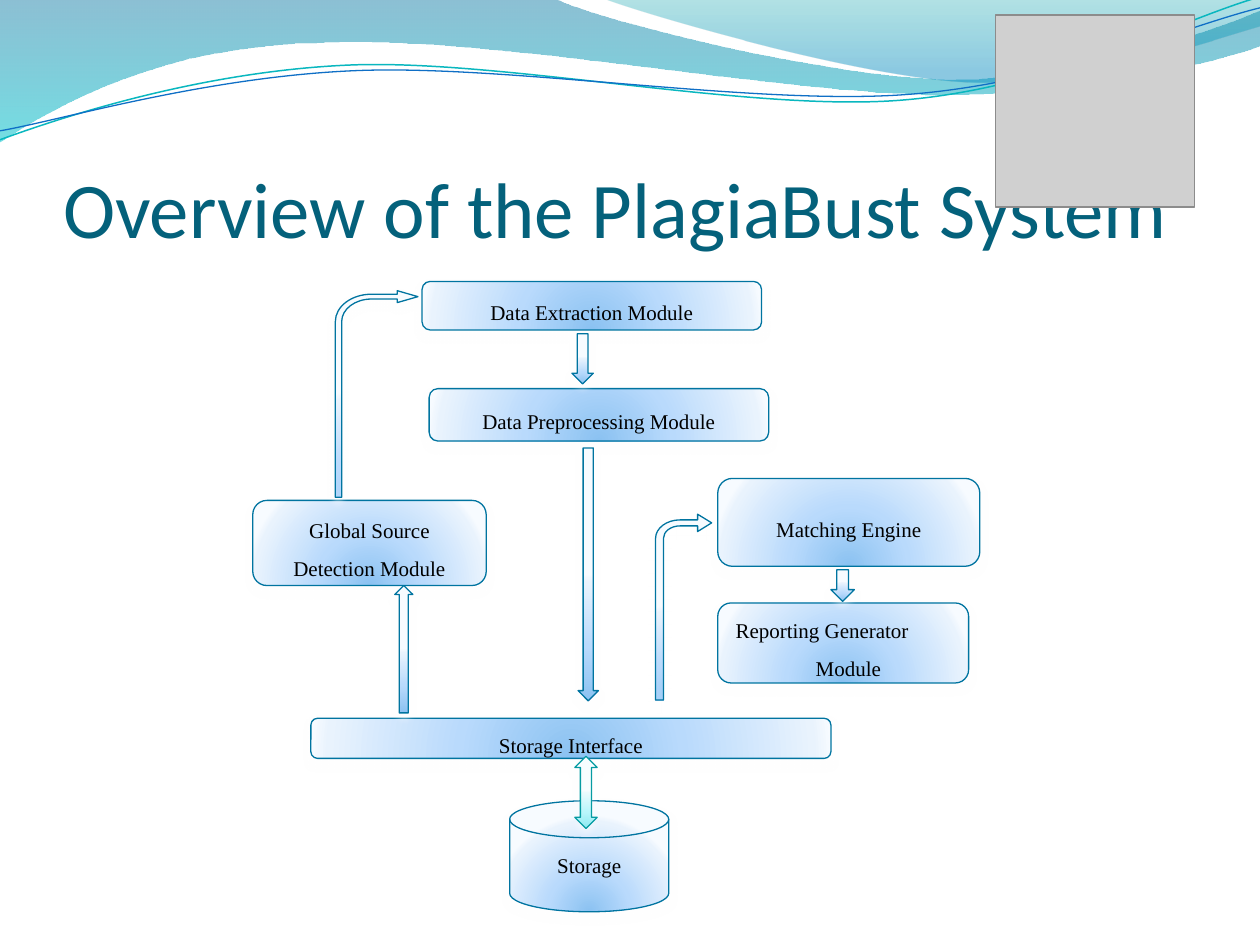
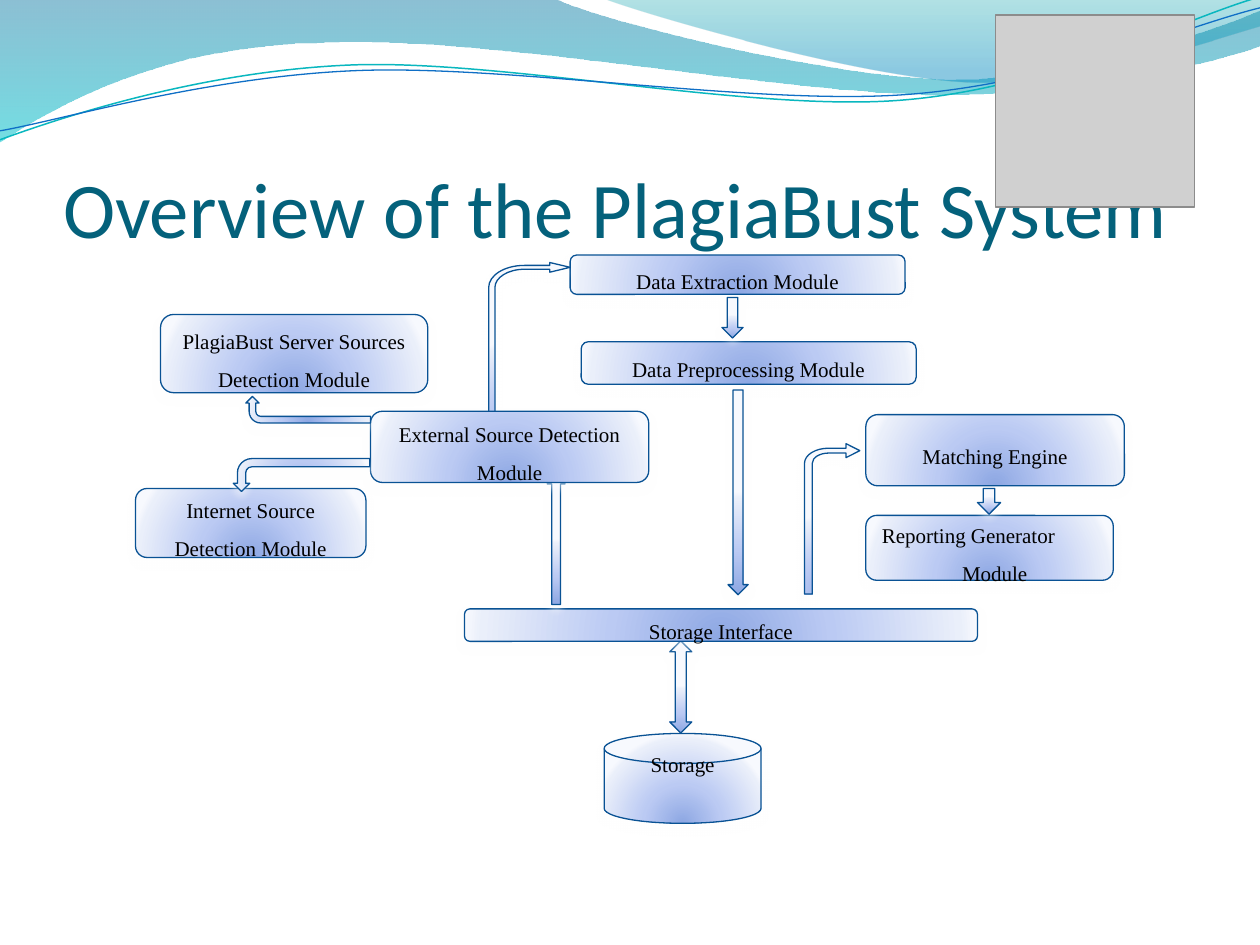
Before and after one commit to rohan501206/project-plagiabust, a slide deck: slide 8 of project docs/Final Presentation.pptx (slide 7 before the commit). Drawn at 1260x945 pixels with LibreOffice and Linux fonts; fonts in the diff are those of the drawing; grey boxes stand for pictures; background and template pictures are left out. Boxes give left, top, right and bottom in pixels: in the first picture for what was removed or moved away, otherwise in the second. Text is boxed around its words. In the diff, an @@ line names an element or a change of style, - is before the commit and + after.

```diff
--- a/project docs/Final Presentation.pptx
+++ b/project docs/Final Presentation.pptx
@@ rounded rectangle "Data Extraction Module" resized from (x1=422, y1=281, x2=761, y2=330) to (x1=570, y1=255, x2=905, y2=294) @@
@@ rounded rectangle "Data Preprocessing Module" resized from (x1=430, y1=388, x2=769, y2=441) to (x1=581, y1=341, x2=916, y2=384) @@
@@ rounded rectangle "Matching Engine" resized from (x1=718, y1=479, x2=980, y2=567) to (x1=866, y1=415, x2=1124, y2=485) @@
@@ group added at (x1=160, y1=262, x2=1000, y2=733): 3 down arrows, 2 freeform shapes, 2 rounded rectangles, 2 bent arrows, 1 up down arrow, 1 up arrow @@
+External Source Detection Module
+PlagiaBust Server Sources Detection Module
@@ fill gradient #8BC2F1 to #B9DBFD to #EAF3FE to #F8FBFF to gradient #8DA8E3 to #BBCBF3 to #EAEFFB to #F7F9FF; outline #0074A1 0.75 pt to #095295 0.75 pt; shadow changed in 7 elements at (x1=570, y1=255, x2=905, y2=294), (x1=604, y1=733, x2=761, y2=823), (x1=581, y1=341, x2=916, y2=384), (x1=866, y1=415, x2=1124, y2=485), (x1=866, y1=515, x2=1113, y2=580), (x1=465, y1=609, x2=978, y2=641), (x1=136, y1=489, x2=367, y2=558) @@
@@ rounded rectangle "Internet Source Detection Module" resized from (x1=253, y1=500, x2=486, y2=586) to (x1=136, y1=489, x2=367, y2=558) @@
@@ text in rounded rectangle at (x1=175, y1=504, x2=326, y2=561): text changed @@
-Global Source Detection Module
+Internet Source Detection Module
@@ rounded rectangle "Reporting Generator Module" resized from (x1=718, y1=604, x2=969, y2=684) to (x1=866, y1=515, x2=1113, y2=580) @@
@@ rounded rectangle "Storage Interface" resized from (x1=311, y1=718, x2=832, y2=759) to (x1=465, y1=609, x2=978, y2=641) @@
@@ cylinder "Storage" resized from (x1=509, y1=801, x2=668, y2=912) to (x1=604, y1=733, x2=761, y2=823) @@
@@ group removed at (x1=335, y1=291, x2=854, y2=828): 3 down arrows, 2 freeform shapes, 1 up arrow, 1 up down arrow @@
```
Also in this commit, not shown: 17 other slides changed, 8 slides added, 1 slide removed.
